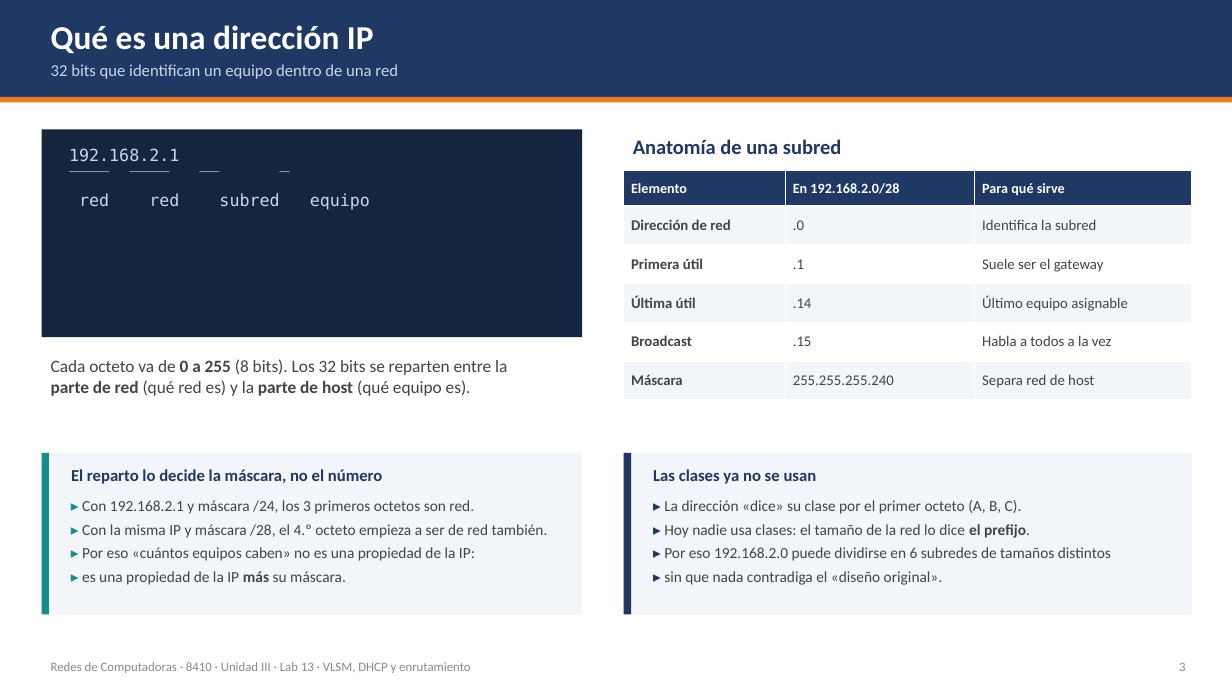
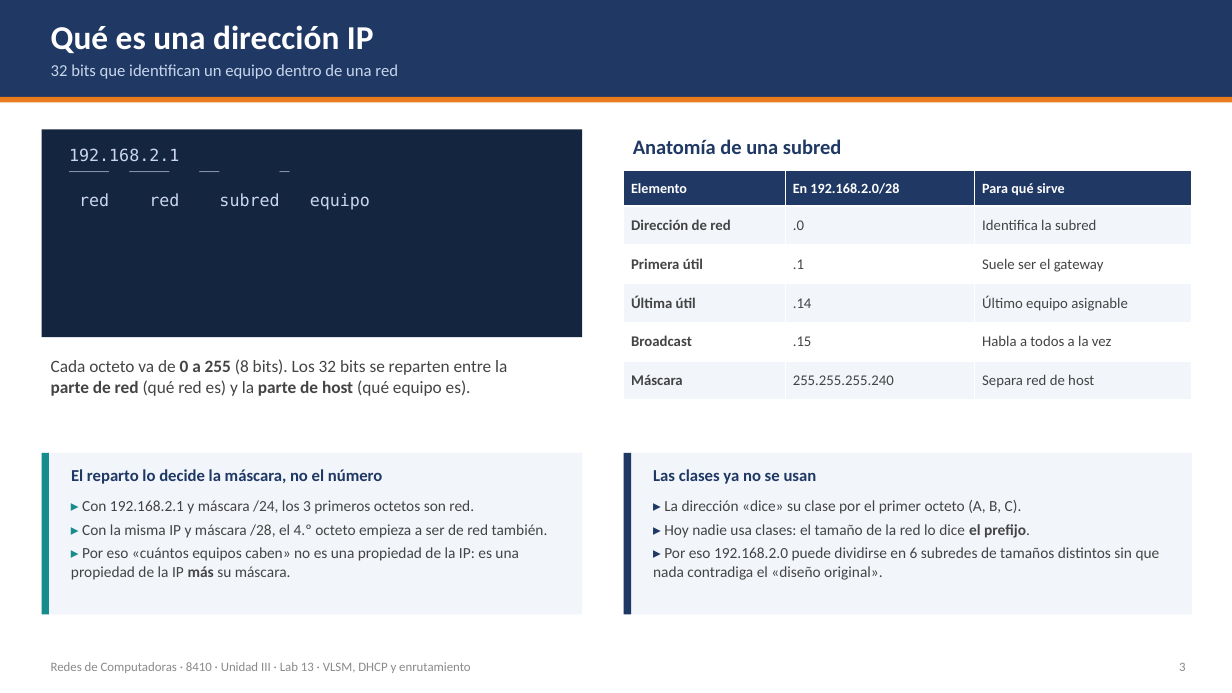
Before and after one commit to isaca0315/laboratorio-vlan-dhcp, a slide deck: slide 4 of Teoria-Lab-VLSM-DHCP.pptx. Drawn at 1232x693 pixels with LibreOffice and Linux fonts; fonts in the diff are those of the drawing. Boxes give left, top, right and bottom in pixels: in the first picture for what was removed or moved away, otherwise in the second. Text is boxed around its words. In the diff, an @@ line names an element or a change of style, - is before the commit and + after.

```diff
--- a/Teoria-Lab-VLSM-DHCP.pptx
+++ b/Teoria-Lab-VLSM-DHCP.pptx
@@ text at [71, 547, 519, 580]: text changed @@
-▸ Por eso «cuántos equipos caben» no es una propiedad de la IP:
-▸ es una propiedad de la IP más su máscara.
+▸ Por eso «cuántos equipos caben» no es una propiedad de la IP: es una propiedad de la IP más su máscara.
@@ text at [653, 547, 1160, 580]: text changed @@
-▸ Por eso 192.168.2.0 puede dividirse en 6 subredes de tamaños distintos
-▸ sin que nada contradiga el «diseño original».
+▸ Por eso 192.168.2.0 puede dividirse en 6 subredes de tamaños distintos sin que nada contradiga el «diseño original».
```
Also in this commit, not shown: 11 other slides changed, 7 other files.
